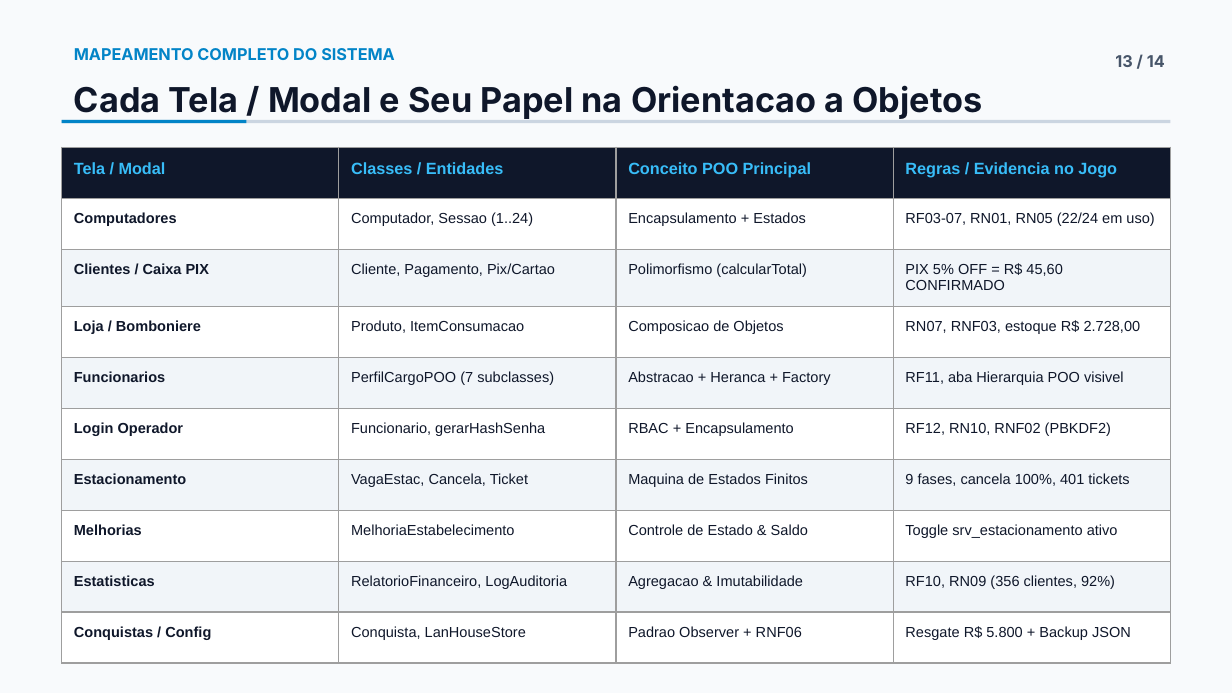
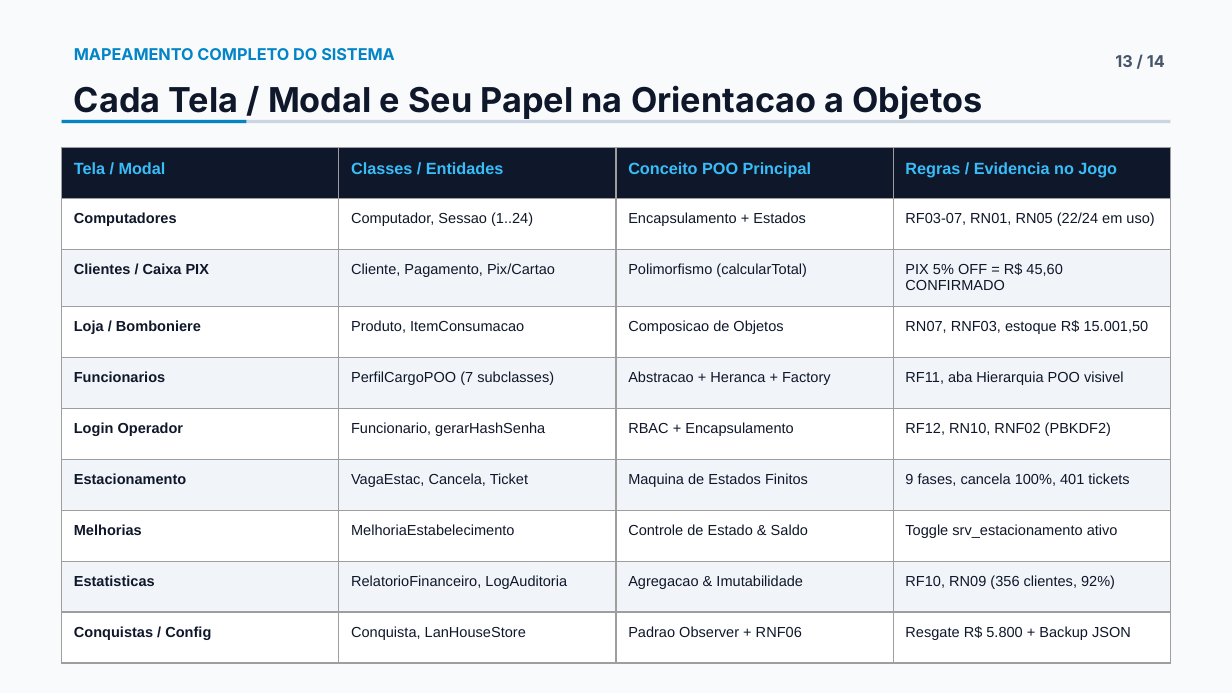
Before and after one commit to DanirlG7/lan-hbouse-, a slide deck: slide 13 of docs/LanHouse_POO_Apresentacao.pptx. Drawn at 1232x693 pixels with LibreOffice and Linux fonts; fonts in the diff are those of the drawing. Boxes give left, top, right and bottom in pixels: in the first picture for what was removed or moved away, otherwise in the second. Text is boxed around its words. In the diff, an @@ line names an element or a change of style, - is before the commit and + after.

```diff
--- a/docs/LanHouse_POO_Apresentacao.pptx
+++ b/docs/LanHouse_POO_Apresentacao.pptx
@@ table at (62,147,1170,644) @@
-row 4, column 4: RN07, RNF03, estoque R$ 2.728,00
+row 4, column 4: RN07, RNF03, estoque R$ 15.001,50
```
Also in this commit, not shown: 6 other slides changed, 28 other files.
